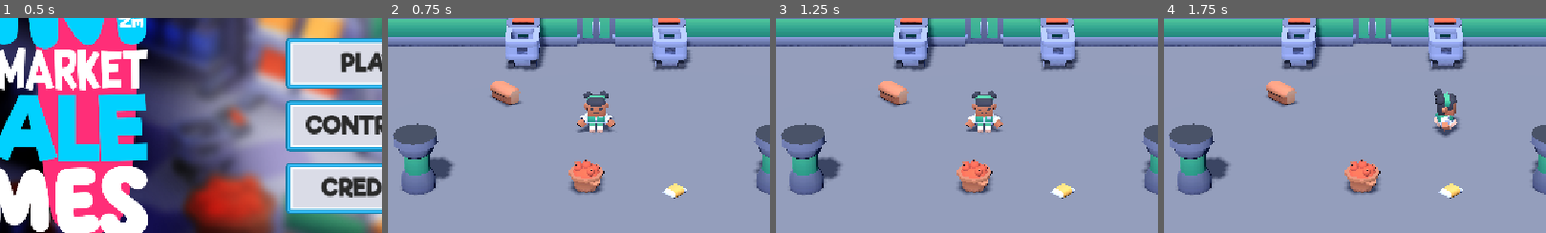
Above: before the commit, frames 1-4 (left to right).
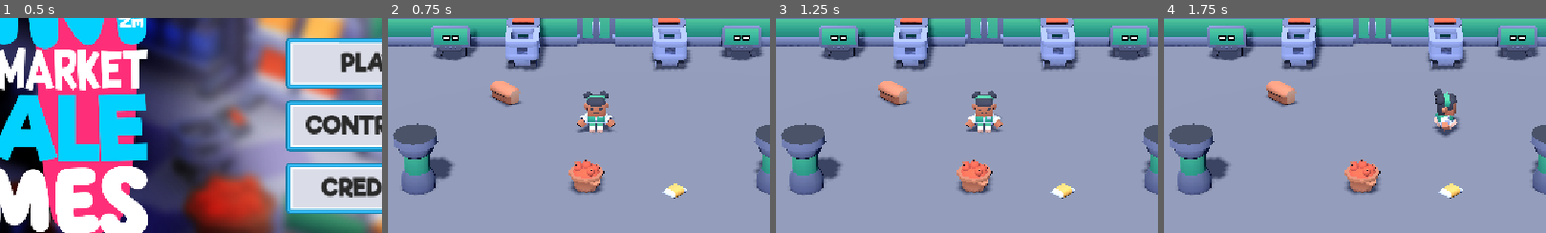
Above: after the commit, the same moments.

Repository: theanaverwaerde/kenney-jam-2026
Game: Godot game, scene res://scenes/menu.tscn
The game is run twice, just before and just after one commit, with the same random seed, the same clock (stepped at 60 frames per second) and the same inputs.
Inputs:
- Up to frame 1 (0.5 s): no input
- Up to frame 2 (0.75 s): click "PLAY" at 0.5 s
- Up to frame 3 (1.25 s): no input
- Up to frame 4 (1.75 s): tap Enter at 1.25 s; hold D (right) from 1.28 s (still down); tap E (action) at 1.35 s
The pictures show only the part of the screen within x 23-73%, y 41-91%; the shares and areas given below are measured in that part.

Frame 1 is identical in both runs. In frame 2, 3.2% of the frame differs, in the area x 11-98%, y 3-20%; in frame 3, 3.2%; in frame 4, 3.2%.

Commit message:
add display for item weight

Diff:
--- /dev/null
+++ b/prefabs/display.tscn
@@ -0,0 +1,29 @@
+[gd_scene format=3 uid="uid://b3kektkoipswh"]
+
+[ext_resource type="Script" uid="uid://bkvmv0q4fjubf" path="res://weight_display.gd" id="1_xl8u8"]
+[ext_resource type="PackedScene" uid="uid://b81ung3v6k11r" path="res://assets/models/computer-screen.glb" id="2_2xpm2"]
+[ext_resource type="FontFile" uid="uid://b4cds7mdxe0tr" path="res://assets/fonts/RifficFree-Bold.ttf" id="2_bug2l"]
+
+[sub_resource type="BoxShape3D" id="BoxShape3D_m6kt4"]
+size = Vector3(1.0380859, 3.6221619, 1.0888672)
+
+[node name="DisplayWeight" type="Node3D" unique_id=222507958]
+script = ExtResource("1_xl8u8")
+
+[node name="computer-screen2" parent="." unique_id=1339361732 instance=ExtResource("2_2xpm2")]
+transform = Transform3D(-1, 0, -8.742278e-08, 0, 1, 0, 8.742278e-08, 0, -1, 0, 0, 0)
+
+[node name="Label" type="Label3D" parent="computer-screen2" unique_id=1097785741]
+unique_name_in_owner = true
+transform = Transform3D(1, 8.626791e-09, 8.5973895e-10, -8.626791e-09, 0.9803315, 0.19735797, 8.5973895e-10, -0.19735797, 0.9803315, 5.6237337e-10, 0.43255866, -0.012865603)
+double_sided = false
+text = "- -"
+font = ExtResource("2_bug2l")
+font_size = 54
+outline_size = 26
+
+[node name="StaticBody3D" type="StaticBody3D" parent="." unique_id=657908926]
+
+[node name="CollisionShape3D" type="CollisionShape3D" parent="StaticBody3D" unique_id=1027839433]
+transform = Transform3D(1, 0, 0, 0, 1, 0, 0, 0, 1, 0, 0.68211365, 0.31054688)
+shape = SubResource("BoxShape3D_m6kt4")
--- a/prefabs/final_door.tscn
+++ b/prefabs/final_door.tscn
@@ -1,7 +1,7 @@
 [gd_scene format=3 uid="uid://cto78a8ew6esd"]
 
 [ext_resource type="Script" uid="uid://408dcmjuclyb" path="res://scripts/final_door.gd" id="1_fxvhj"]
-[ext_resource type="PackedScene" uid="uid://h8i4xasa4dd1" path="res://assets/models/mini-market/wall-door-rotate.glb" id="2_aermx"]
+[ext_resource type="PackedScene" uid="uid://h8i4xasa4dd1" path="res://assets/models/wall-door-rotate.glb" id="2_aermx"]
 
 [sub_resource type="WorldBoundaryShape3D" id="WorldBoundaryShape3D_vb667"]
 plane = Plane(0, 0, 1, 0)
--- a/prefabs/objects/apple_basket.tscn
+++ b/prefabs/objects/apple_basket.tscn
@@ -1,6 +1,6 @@
 [gd_scene format=3 uid="uid://41bbtqlcjvkk"]
 
-[ext_resource type="PackedScene" uid="uid://ccdg2vvyque4x" path="res://assets/models/mini-market/display-fruit.glb" id="1_ksho3"]
+[ext_resource type="PackedScene" uid="uid://ccdg2vvyque4x" path="res://assets/models/display-fruit.glb" id="1_ksho3"]
 
 [sub_resource type="CylinderShape3D" id="CylinderShape3D_vpupw"]
 height = 0.5
--- a/prefabs/objects/bag.tscn
+++ b/prefabs/objects/bag.tscn
@@ -1,6 +1,6 @@
 [gd_scene format=4 uid="uid://cdjm33l862uix"]
 
-[ext_resource type="Texture2D" uid="uid://ccymsqupoh3lh" path="res://assets/models/mini-market/Textures/colormap.png" id="1_wb4e2"]
+[ext_resource type="Texture2D" uid="uid://ccymsqupoh3lh" path="res://assets/models/Textures/colormap.png" id="1_wb4e2"]
 
 [sub_resource type="StandardMaterial3D" id="StandardMaterial3D_llluy"]
 resource_name = "colormap"
--- a/prefabs/objects/bread.tscn
+++ b/prefabs/objects/bread.tscn
@@ -1,6 +1,6 @@
 [gd_scene format=4 uid="uid://ddi840qy0dqhx"]
 
-[ext_resource type="Texture2D" uid="uid://ccymsqupoh3lh" path="res://assets/models/mini-market/Textures/colormap.png" id="1_he0w4"]
+[ext_resource type="Texture2D" uid="uid://ccymsqupoh3lh" path="res://assets/models/Textures/colormap.png" id="1_he0w4"]
 
 [sub_resource type="StandardMaterial3D" id="StandardMaterial3D_d8ylv"]
 resource_name = "colormap"
--- a/prefabs/player.tscn
+++ b/prefabs/player.tscn
@@ -1,7 +1,7 @@
 [gd_scene format=3 uid="uid://cnojos203txe7"]
 
 [ext_resource type="Script" uid="uid://bs4tnpepha7qa" path="res://scripts/player.gd" id="1_72ieh"]
-[ext_resource type="PackedScene" uid="uid://bc45cc26pu8lv" path="res://assets/models/mini-market/character-employee.glb" id="2_4dohe"]
+[ext_resource type="PackedScene" uid="uid://bc45cc26pu8lv" path="res://assets/models/character-employee.glb" id="2_4dohe"]
 
 [sub_resource type="CapsuleShape3D" id="CapsuleShape3D_p8lkw"]
 radius = 0.19335938
@@ -94,10 +94,10 @@
 transform = Transform3D(-1, 0, -8.742278e-08, 0, 1, 0, 8.742278e-08, 0, -1, 0, 0, 0)
 
 [node name="Skeleton3D" parent="character-employee2/character-employee" parent_id_path=PackedInt32Array(1475560683, 1220639626) index="0" unique_id=2142889286]
-bones/3/rotation = Quaternion(-0.040107716, 0, 0, 0.9991954)
-bones/4/rotation = Quaternion(0, 0, -0.26898944, 0.9631431)
-bones/5/rotation = Quaternion(0, 0, 0.26898944, 0.9631431)
-bones/6/rotation = Quaternion(0, 0.040107716, 0, 0.9991954)
+bones/3/rotation = Quaternion(-0.026676679, 0, 0, 0.9996442)
+bones/4/rotation = Quaternion(0, 0, -0.30759037, 0.9515189)
+bones/5/rotation = Quaternion(0, 0, 0.30759037, 0.9515189)
+bones/6/rotation = Quaternion(0, 0.026676679, 0, 0.9996442)
 
 [node name="AnimationTree" type="AnimationTree" parent="." unique_id=318179094]
 root_node = NodePath("../character-employee2")
--- a/prefabs/scale.tscn
+++ b/prefabs/scale.tscn
@@ -1,7 +1,7 @@
 [gd_scene format=3 uid="uid://jsbi1sfqh3d"]
 
 [ext_resource type="Script" uid="uid://b1ubcp7ck17al" path="res://scripts/scale.gd" id="1_mqfc0"]
-[ext_resource type="PackedScene" uid="uid://bi84l78vprmu6" path="res://assets/models/mini-market/shopping-cart.glb" id="2_r241b"]
+[ext_resource type="PackedScene" uid="uid://bi84l78vprmu6" path="res://assets/models/shopping-cart.glb" id="2_r241b"]
 
 [sub_resource type="BoxShape3D" id="BoxShape3D_rjpwp"]
 size = Vector3(1, 1.4824219, 1)
--- a/scenes/room_template.tscn
+++ b/scenes/room_template.tscn
@@ -3,11 +3,12 @@
 [ext_resource type="Environment" uid="uid://3jm6f83wnxkw" path="res://environment.tres" id="1_3k0wu"]
 [ext_resource type="Script" uid="uid://b468rlf5tq3fs" path="res://scripts/room_config.gd" id="1_jtutx"]
 [ext_resource type="PackedScene" uid="uid://cnojos203txe7" path="res://prefabs/player.tscn" id="2_kxjkn"]
-[ext_resource type="PackedScene" uid="uid://cmyrbgx4jg4se" path="res://assets/models/mini-market/wall-corner.glb" id="3_erp5q"]
-[ext_resource type="PackedScene" uid="uid://bcfet8qyi6rs0" path="res://assets/models/mini-market/wall.glb" id="4_8tq5h"]
+[ext_resource type="PackedScene" uid="uid://cmyrbgx4jg4se" path="res://assets/models/wall-corner.glb" id="3_erp5q"]
+[ext_resource type="PackedScene" uid="uid://bcfet8qyi6rs0" path="res://assets/models/wall.glb" id="4_8tq5h"]
 [ext_resource type="PackedScene" uid="uid://cto78a8ew6esd" path="res://prefabs/final_door.tscn" id="5_7iym2"]
 [ext_resource type="PackedScene" uid="uid://jsbi1sfqh3d" path="res://prefabs/scale.tscn" id="6_bhtnt"]
-[ext_resource type="PackedScene" uid="uid://dbijw6vnaufno" path="res://assets/models/mini-market/column.glb" id="10_qre4e"]
+[ext_resource type="PackedScene" uid="uid://b3kektkoipswh" path="res://prefabs/display.tscn" id="9_bk54u"]
+[ext_resource type="PackedScene" uid="uid://dbijw6vnaufno" path="res://assets/models/column.glb" id="10_qre4e"]
 
 [sub_resource type="WorldBoundaryShape3D" id="WorldBoundaryShape3D_els8b"]
 
@@ -97,10 +98,19 @@
 
 [node name="FinalDoor" parent="." unique_id=1580684602 node_paths=PackedStringArray("scales") instance=ExtResource("5_7iym2")]
 transform = Transform3D(-0.99999994, 0, 5.9604645e-08, 0, 1, 0, -5.9604645e-08, 0, -0.99999994, 0, 0, 4)
-scales = [NodePath("../ScaleLeft"), NodePath("../ScaleRight")]
+scales = [NodePath("../ScaleRight"), NodePath("../ScaleLeft")]
 
-[node name="ScaleLeft" parent="." unique_id=1222534552 instance=ExtResource("6_bhtnt")]
+[node name="ScaleLeft" parent="." unique_id=93567059 instance=ExtResource("6_bhtnt")]
+transform = Transform3D(1, 0, 0, 0, 1, 0, 0, 0, 1, 1.5, 0, 3)
+
+[node name="DisplayLeft" parent="." unique_id=222507958 instance=ExtResource("9_bk54u")]
+transform = Transform3D(1, 0, 0, 0, 1, 0, 0, 0, 1, 3, 0, 3.2)
+
+[node name="ScaleRight" parent="." unique_id=1222534552 instance=ExtResource("6_bhtnt")]
 transform = Transform3D(1, 0, 0, 0, 1, 0, 0, 0, 1, -1.5, 0, 3)
 
-[node name="ScaleRight" parent="." unique_id=93567059 instance=ExtResource("6_bhtnt")]
-transform = Transform3D(1, 0, 0, 0, 1, 0, 0, 0, 1, 1.5, 0, 3)
+[node name="DisplayRight" parent="." unique_id=1523989566 instance=ExtResource("9_bk54u")]
+transform = Transform3D(1, 0, 0, 0, 1, 0, 0, 0, 1, -3, 0, 3.2)
+
+[connection signal="submit_mass" from="ScaleLeft" to="DisplayLeft" method="_on_submit_mass"]
+[connection signal="submit_mass" from="ScaleRight" to="DisplayRight" method="_on_submit_mass"]
--- a/scenes/test_with_asset_scene.tscn
+++ b/scenes/test_with_asset_scene.tscn
@@ -2,14 +2,14 @@
 
 [ext_resource type="Environment" uid="uid://3jm6f83wnxkw" path="res://environment.tres" id="1_gmiqw"]
 [ext_resource type="PackedScene" uid="uid://cnojos203txe7" path="res://prefabs/player.tscn" id="2_1vjjy"]
-[ext_resource type="PackedScene" uid="uid://cmyrbgx4jg4se" path="res://assets/models/mini-market/wall-corner.glb" id="2_my5ka"]
-[ext_resource type="PackedScene" uid="uid://bcfet8qyi6rs0" path="res://assets/models/mini-market/wall.glb" id="3_1vjjy"]
+[ext_resource type="PackedScene" uid="uid://cmyrbgx4jg4se" path="res://assets/models/wall-corner.glb" id="2_my5ka"]
+[ext_resource type="PackedScene" uid="uid://bcfet8qyi6rs0" path="res://assets/models/wall.glb" id="3_1vjjy"]
 [ext_resource type="PackedScene" uid="uid://cto78a8ew6esd" path="res://prefabs/final_door.tscn" id="5_aqqlt"]
 [ext_resource type="PackedScene" uid="uid://jsbi1sfqh3d" path="res://prefabs/scale.tscn" id="6_aqqlt"]
 [ext_resource type="PackedScene" uid="uid://41bbtqlcjvkk" path="res://prefabs/objects/apple_basket.tscn" id="7_esvgn"]
 [ext_resource type="PackedScene" uid="uid://cdjm33l862uix" path="res://prefabs/objects/bag.tscn" id="8_b4a5u"]
 [ext_resource type="PackedScene" uid="uid://ddi840qy0dqhx" path="res://prefabs/objects/bread.tscn" id="9_6wlp6"]
-[ext_resource type="PackedScene" uid="uid://dbijw6vnaufno" path="res://assets/models/mini-market/column.glb" id="10_b4a5u"]
+[ext_resource type="PackedScene" uid="uid://dbijw6vnaufno" path="res://assets/models/column.glb" id="10_b4a5u"]
 
 [sub_resource type="WorldBoundaryShape3D" id="WorldBoundaryShape3D_els8b"]
 
--- a/scripts/end_1.gd
+++ b/scripts/end_1.gd
@@ -1,15 +1,4 @@
 extends Control
-
-
-# Called when the node enters the scene tree for the first time.
-func _ready() -> void:
-	pass # Replace with function body.
-
-
-# Called every frame. 'delta' is the elapsed time since the previous frame.
-func _process(delta: float) -> void:
-	pass
-
 
 func _on_menu_button_pressed() -> void:
 	get_tree().change_scene_to_file("res://scenes/menu.tscn")
--- a/scripts/final_door.gd
+++ b/scripts/final_door.gd
@@ -16,7 +16,7 @@
 
 	finish_area.body_entered.connect(_finish)
 
-func _on_submit_mass() -> void:
+func _on_submit_mass(_mass: float) -> void:
 	var mass: float = 0
 
 	for s in scales:
--- a/scripts/scale.gd
+++ b/scripts/scale.gd
@@ -5,7 +5,7 @@
 
 @onready var collision_shape_3d: CollisionShape3D = $CollisionShape3D
 
-signal submit_mass
+signal submit_mass(mass: float)
 
 var lock: bool
 
@@ -27,12 +27,13 @@
 
 	submited_obj.global_position = collision_shape_3d.global_position
 
-	submit_mass.emit()
+	submit_mass.emit(submited_obj.mass)
 
 func take_obj() -> RigidBody3D:
 	if not submited_obj or lock:
 		return null
 
+	submit_mass.emit(0)
 	var obj = submited_obj
 	submited_obj.freeze = false
 	submited_obj = null;
--- /dev/null
+++ b/weight_display.gd
@@ -0,0 +1,11 @@
+extends Node3D
+
+@onready var label: Label3D = %Label
+
+func _on_submit_mass(mass: float) -> void:
+	if mass == 0:
+		label.text = "- -"
+		return
+
+	var mass_str = str(int(mass))
+	label.text = " ".join(mass_str.split())
Renamed: assets/models/mini-market/Textures/colormap.png -> assets/models/Textures/colormap.png
Not shown, changed: assets/models/Textures/colormap.png.import
Renamed: assets/models/mini-market/character-employee.glb -> assets/models/character-employee.glb
Not shown, changed: assets/models/character-employee.glb.import
Renamed: assets/models/mini-market/column.glb -> assets/models/column.glb
Not shown, changed: assets/models/column.glb.import
Binary file added: assets/models/computer-screen.glb
Not shown, changed: assets/models/computer-screen.glb.import
Renamed: assets/models/mini-market/display-bread.glb -> assets/models/display-bread.glb
Not shown, changed: assets/models/display-bread.glb.import
Renamed: assets/models/mini-market/display-fruit.glb -> assets/models/display-fruit.glb
Not shown, added: assets/models/display-fruit.glb.import
(and 13 more such lines)
